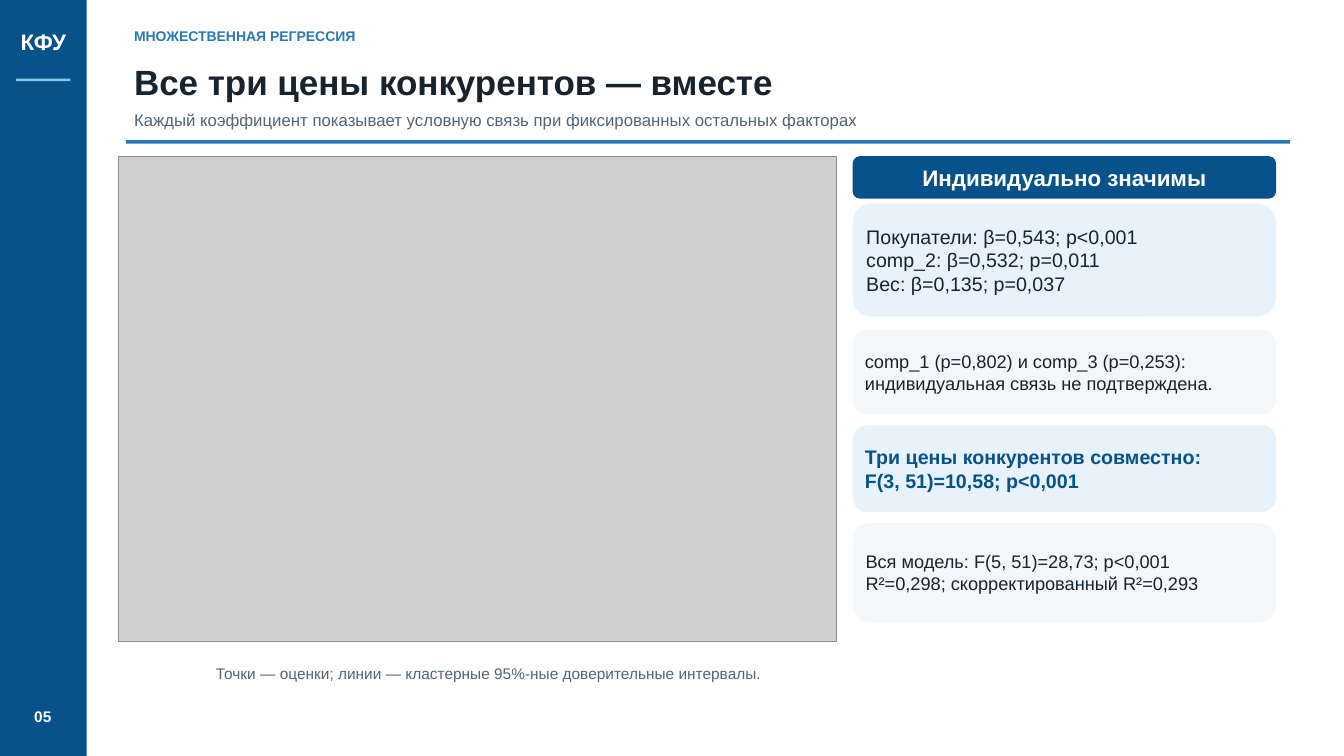
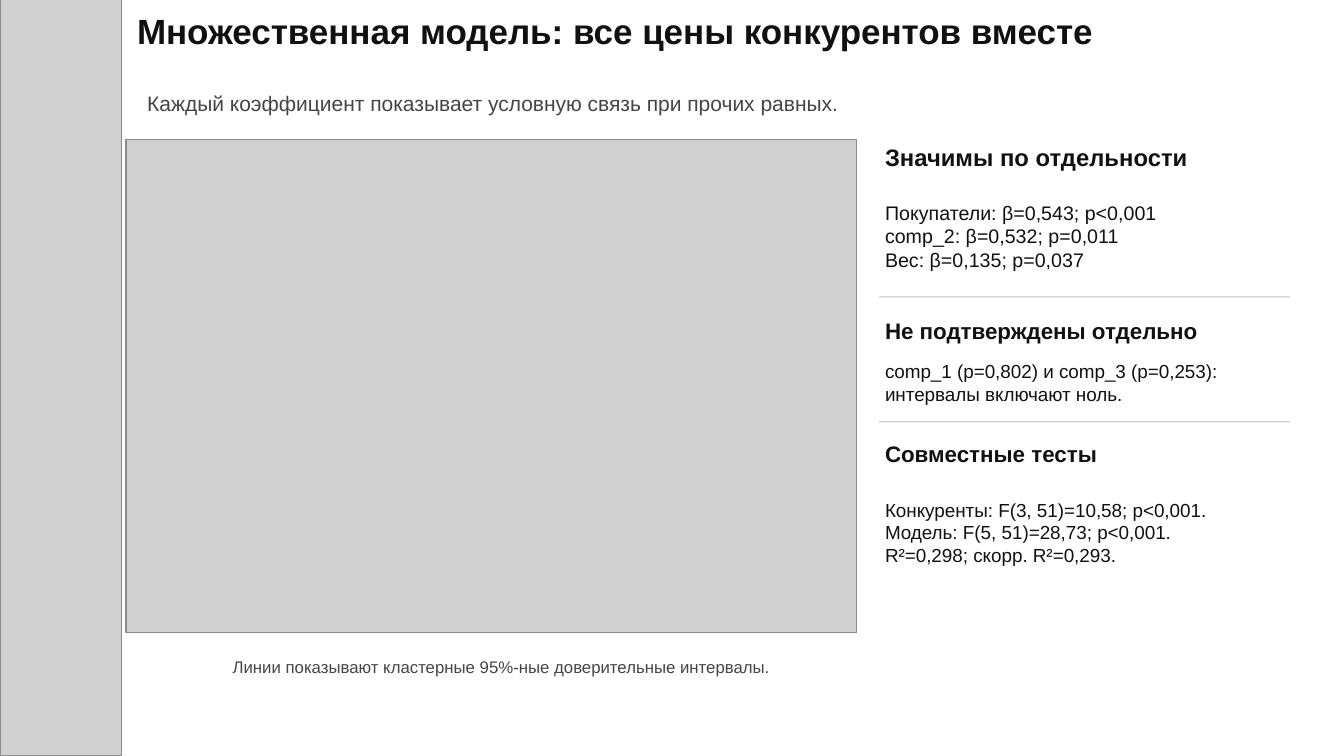
Before and after one commit to tushkanchek/scienceWork, a slide deck: slide 5 of presentation_5min.pptx. Drawn at 1344x756 pixels with LibreOffice and Linux fonts; fonts in the diff are those of the drawing; grey boxes stand for pictures. Boxes give left, top, right and bottom in pixels: in the first picture for what was removed or moved away, otherwise in the second. Text is boxed around its words. In the diff, an @@ line names an element or a change of style, - is before the commit and + after.

```diff
--- a/presentation_5min.pptx
+++ b/presentation_5min.pptx
@@ rectangle removed at bbox=[0, 0, 87, 756] @@
@@ picture added at bbox=[0, 0, 122, 756] @@
@@ text "Множественная модель: все цены конкурентов ..." at bbox=[137, 20, 1093, 50]: vertical alignment middle to top @@
@@ text at bbox=[137, 20, 1093, 50]: text changed; text colour #17232E to #111111 @@
-Все три цены конкурентов — вместе
+Множественная модель: все цены конкурентов вместе
@@ text removed at bbox=[21, 34, 66, 51] @@
-КФУ
@@ text removed at bbox=[134, 31, 355, 41] @@
-МНОЖЕСТВЕННАЯ РЕГРЕССИЯ
@@ rectangle removed at bbox=[16, 79, 71, 82] @@
@@ text at bbox=[147, 95, 838, 115]: text changed; size 12 to 15 pt; text colour #526575 to #454545 @@
-Каждый коэффициент показывает условную связь при фиксированных остальных факторах
+Каждый коэффициент показывает условную связь при прочих равных.
@@ picture: place and size @@
-picture at bbox=[119, 157, 837, 642]
+picture at bbox=[126, 139, 857, 633]
@@ rectangle removed at bbox=[126, 140, 1291, 144] @@
@@ text added at bbox=[885, 149, 1188, 171], 17 pt, text #111111, bold @@
+Значимы по отдельности
@@ rounded rectangle removed at bbox=[853, 156, 1276, 199] @@
-Индивидуально значимы
@@ text "Покупатели: β=0,543; p<0,001": place and size @@
-text "Покупатели: β=0,543; p<0,001" at bbox=[853, 204, 1276, 317]
+text "Покупатели: β=0,543; p<0,001" at bbox=[885, 205, 1156, 271]
@@ text "Покупатели: β=0,543; p<0,001" at bbox=[885, 205, 1156, 271]: text colour #17232E to #111111; fill #E8F2FA to none @@
@@ rectangle added at bbox=[879, 296, 1291, 297], fill #C0C0C0 @@
@@ text added at bbox=[885, 323, 1197, 344], 16 pt, text #111111, bold @@
+Не подтверждены отдельно
@@ text "comp_1 (p=0,802) и comp_3 (p=0,253): ...": place and size @@
-text "comp_1 (p=0,802) и comp_3 (p=0,253): ..." at bbox=[853, 330, 1276, 414]
+text "comp_1 (p=0,802) и comp_3 (p=0,253): ..." at bbox=[885, 364, 1217, 405]
@@ text "comp_1 (p=0,802) и comp_3 (p=0,253): ..." at bbox=[885, 364, 1217, 405]: fill #F4F7FA to none @@
@@ text at bbox=[885, 364, 1217, 405]: text changed; size 13 to 13.5 pt; text colour #17232E to #111111 @@
-comp_1 (p=0,802) и comp_3 (p=0,253): индивидуальная связь не подтверждена.
+comp_1 (p=0,802) и comp_3 (p=0,253): интервалы включают ноль.
@@ rounded rectangle removed at bbox=[853, 425, 1276, 512] @@
-Три цены конкурентов совместно:
-F(3, 51)=10,58; p<0,001
@@ rectangle added at bbox=[879, 421, 1291, 422], fill #C0C0C0 @@
@@ text added at bbox=[885, 446, 1097, 463], 16 pt, text #111111, bold @@
+Совместные тесты
@@ text "Конкуренты: F(3, 51)=10,58; p<0,001." at bbox=[885, 503, 1207, 566]: fill #F4F7FA to none @@
@@ text "Конкуренты: F(3, 51)=10,58; p<0,001.": place and size @@
-text "Конкуренты: F(3, 51)=10,58; p<0,001." at bbox=[853, 523, 1276, 622]
+text "Конкуренты: F(3, 51)=10,58; p<0,001." at bbox=[885, 503, 1207, 566]
@@ text at bbox=[885, 503, 1207, 566]: text changed; size 13 to 13.5 pt; text colour #17232E to #111111 @@
-Вся модель: F(5, 51)=28,73; p<0,001
-R²=0,298; скорректированный R²=0,293
+Конкуренты: F(3, 51)=10,58; p<0,001.
+Модель: F(5, 51)=28,73; p<0,001.
+R²=0,298; скорр. R²=0,293.
@@ text at bbox=[233, 661, 769, 677]: text changed; size 11 to 12 pt; text colour #526575 to #454545 @@
-Точки — оценки; линии — кластерные 95%-ные доверительные интервалы.
+Линии показывают кластерные 95%-ные доверительные интервалы.
@@ text removed at bbox=[34, 711, 51, 722] @@
-05
```
Also in this commit, not shown: 5 other slides changed, 1 slide added, 1 slide removed, 5 other files.
